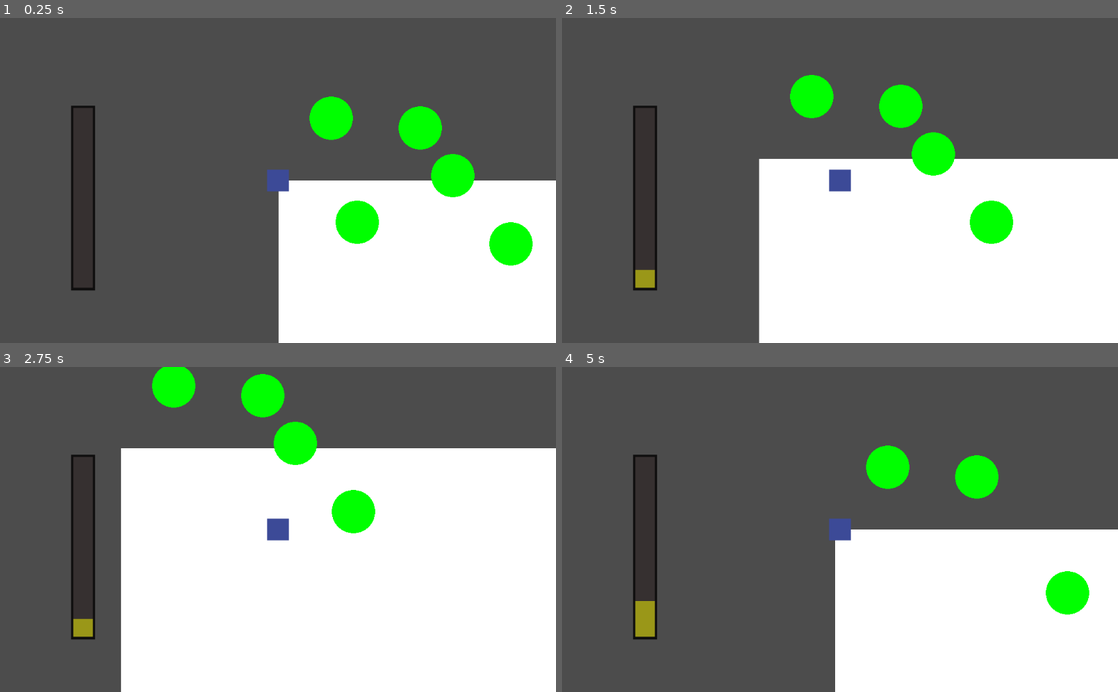
Above: before the commit, frames 1-4 (two rows, left to right).
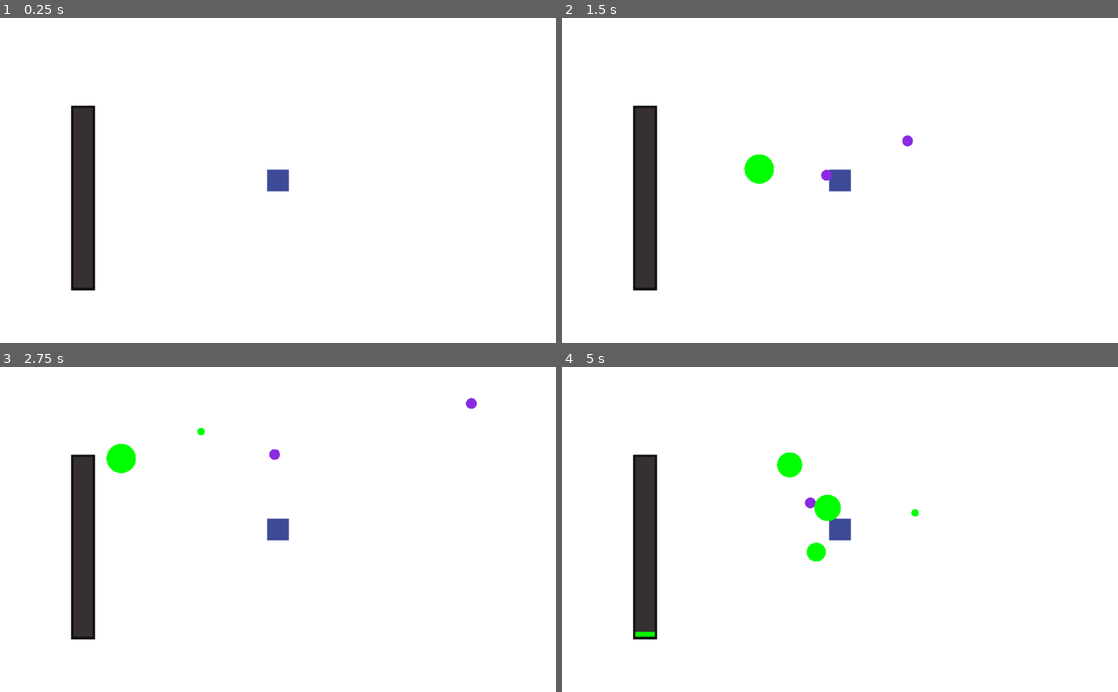
Above: after the commit, the same moments.

Repository: chagzilla/WildJam65
Game: Godot game, scene res://Level1.tscn
Same seed, same stepped clock (60 frames per second), same inputs: the game is played once before the commit and once after it.
Inputs (mouse positions are in pixels of both pictures, inside the frame that each line leads up to):
- Up to frame 1 (0.25 s): no input
- Up to frame 2 (1.5 s): tap Enter at 0.5 s; move the mouse to (962, 164) at 0.52 s; hold D (ui_right) 0.53-1.28 s; click (962, 164) at 0.67 s; move the mouse to (728, 196) at 1.27 s; hold S (ui_down) from 1.28 s (still down); click (728, 196) at 1.42 s
- Up to frame 3 (2.75 s): move the mouse to (333, 458) at 2.02 s; release S (ui_down) at 2.03 s; hold D (ui_right) from 2.03 s (still down); click (333, 458) at 2.17 s
- Up to frame 4 (5 s): move the mouse to (812, 594) at 2.77 s; release D (ui_right) at 2.78 s; hold W (ui_up) 2.78-3.53 s; click (812, 594) at 2.92 s; move the mouse to (1006, 578) at 3.52 s; hold A (ui_left) from 3.53 s (still down); click (1006, 578) at 3.67 s; move the mouse to (673, 480) at 4.27 s; click (673, 480) at 4.42 s

The runs differ from the first frame. In frame 1, 75% of the frame differs, in the area x 0-100%, y 0-100%; in frame 2, 63%; in frame 3, 41%; in frame 4, 73%.

Commit message:
Player Updates and Coin Spawner

Diff:
--- a/Playe.gd
+++ b/Bullet.gd
@@ -1,16 +1,20 @@
-extends KinematicBody2D
+extends Node2D
 
 
 # Declare member variables here. Examples:
 # var a = 2
 # var b = "text"
+var speed = 300.0
+var direction = Vector2(1, 0)
 
-
+func _draw():
+	draw_circle(Vector2(0, 0), 10.0, Color.blueviolet)
 # Called when the node enters the scene tree for the first time.
 func _ready():
-	pass # Replace with function body.
+	self.position = Vector2(0, 0)
 
 
 # Called every frame. 'delta' is the elapsed time since the previous frame.
-#func _process(delta):
+func _process(delta):
+	self.position += direction * speed * delta
 #	pass
--- /dev/null
+++ b/Bullet.tscn
@@ -0,0 +1,7 @@
+[gd_scene load_steps=2 format=2]
+
+[ext_resource path="res://Bullet.gd" type="Script" id=1]
+
+[node name="Bullet" type="Node2D"]
+position = Vector2( 145, 77 )
+script = ExtResource( 1 )
--- a/Circle.gd
+++ b/Circle.gd
@@ -1,16 +1,20 @@
 extends Node2D
 
-
+var radius = 10.0
+var rng: RandomNumberGenerator
 # Declare member variables here. Examples:
 # var a = 2
 # var b = "text"
 func _draw():
-	draw_circle(Vector2(0, 0), 40.0, Color.green)
+	draw_circle(Vector2(0, 0), radius, Color.green)
 
+func set_radius(r):
+	radius = r
+	$Area2D/CollisionShape2D.get_shape().radius = radius
 # Called when the node enters the scene tree for the first time.
-func _ready():
-	pass # Replace with function body.
-
+#func _ready():
+#	pass
 # Called every frame. 'delta' is the elapsed time since the previous frame.
 #func _process(delta):
+#	radius += 1
 #	pass
--- /dev/null
+++ b/CoinSpawner.gd
@@ -0,0 +1,27 @@
+extends Node2D
+
+
+# Declare member variables here. Examples:
+# var a = 2
+# var b = "text"
+
+var Coin = preload("res://Collectible.tscn")
+var timer: Timer
+signal spawn_coin(coin)
+# Called when the node enters the scene tree for the first time.
+func _ready():
+	timer = Timer.new()
+	add_child(timer)
+	timer.connect("timeout", self, "_on_timer_timeout")
+	timer.wait_time = 1 # 1 second
+	timer.autostart = false
+	timer.start()
+
+func _on_timer_timeout() -> void:
+	emit_signal("spawn_coin", Coin)
+#	var spawned_coin = Coin.instance()
+#	add_child(spawned_coin)
+#	spawned_coin.position = Vector2(0, 0)
+# Called every frame. 'delta' is the elapsed time since the previous frame.
+#func _process(delta):
+#	pass
--- a/Collectable.gd
+++ b/Collectable.gd
@@ -11,9 +11,8 @@
 	connect("body_entered", self, "_on_area_entered")
 
 func _on_area_entered(area):
-	print(area.name)
 	if area.name == "Player":
-		area.points += 2
+		area.points += get_parent().radius / 10
 		get_parent().queue_free()
 # Called every frame. 'delta' is the elapsed time since the previous frame.
 #func _process(delta):
--- /dev/null
+++ b/Collectible.tscn
@@ -0,0 +1,19 @@
+[gd_scene load_steps=5 format=2]
+
+[ext_resource path="res://Collectable.gd" type="Script" id=1]
+[ext_resource path="res://CollisionSize.gd" type="Script" id=2]
+[ext_resource path="res://Circle.gd" type="Script" id=3]
+
+[sub_resource type="CircleShape2D" id=1]
+resource_local_to_scene = true
+
+[node name="Collectible" type="Node2D"]
+position = Vector2( 145, 77 )
+script = ExtResource( 3 )
+
+[node name="Area2D" type="Area2D" parent="."]
+script = ExtResource( 1 )
+
+[node name="CollisionShape2D" type="CollisionShape2D" parent="Area2D"]
+shape = SubResource( 1 )
+script = ExtResource( 2 )
--- a/CollisionSize.gd
+++ b/CollisionSize.gd
@@ -7,11 +7,9 @@
 
 
 # Called when the node enters the scene tree for the first time.
-func _ready():
-	print("Get the size of this circle")
-	self.get_shape().radius = 40.0
-	pass # Replace with function body.
-
+#func _ready():
+	# self.get_shape().radius = get_parent().get_parent().radius
+	# pass
 
 # Called every frame. 'delta' is the elapsed time since the previous frame.
 #func _process(delta):
--- /dev/null
+++ b/Level.gd
@@ -0,0 +1,34 @@
+extends Node2D
+
+
+# Declare member variables here. Examples:
+# var a = 2
+# var b = "text"
+
+var rng: RandomNumberGenerator
+# Called when the node enters the scene tree for the first time.
+func _ready():
+	rng = RandomNumberGenerator.new()
+	$Player.connect("shoot", self, "_on_player_shoot")
+	$CoinSpawner.connect("spawn_coin", self, "_on_spawn_coin")
+	#pass # Replace with function body.
+
+func _on_spawn_coin(Coin):
+	var spawned_coin = Coin.instance()
+	# spawned_coin.local_to_scene = true
+	add_child(spawned_coin)
+	var angle = (rng.randf_range(0.0, 360.0) * PI) / 180.0
+	var vector_pos = Vector2(cos(angle), sin(angle))
+	var radius = rng.randf_range(0.0, 200.0)
+	spawned_coin.position = vector_pos * radius
+	spawned_coin.set_radius(rng.randf_range(5.0, 50.0))
+
+func _on_player_shoot(Bullet, direction, location):
+	var spawned_bullet = Bullet.instance()
+	add_child(spawned_bullet)
+	spawned_bullet.direction = direction
+	spawned_bullet.position = location
+	#spawned_bullet.velocity = spawned_bullet.velocity.rotated(direction)
+# Called every frame. 'delta' is the elapsed time since the previous frame.
+#func _process(delta):
+#	pass
--- a/Level1.tscn
+++ b/Level1.tscn
@@ -1,22 +1,25 @@
-[gd_scene load_steps=8 format=2]
+[gd_scene load_steps=6 format=2]
 
 [ext_resource path="res://OverloadGuage.gd" type="Script" id=1]
 [ext_resource path="res://Player.gd" type="Script" id=2]
-[ext_resource path="res://Circle.gd" type="Script" id=3]
-[ext_resource path="res://Collectable.gd" type="Script" id=4]
-[ext_resource path="res://CollisionSize.gd" type="Script" id=5]
+[ext_resource path="res://CoinSpawner.gd" type="Script" id=4]
+[ext_resource path="res://Level.gd" type="Script" id=7]
 
 [sub_resource type="RectangleShape2D" id=1]
 extents = Vector2( 20, 20 )
 
-[sub_resource type="CircleShape2D" id=2]
-radius = 5.22398
-
-[node name="Node2D" type="Node2D"]
+[node name="Level" type="Node2D"]
+script = ExtResource( 7 )
 
 [node name="Background" type="ColorRect" parent="."]
-margin_right = 10000.0
-margin_bottom = 10000.0
+anchor_left = 0.5
+anchor_top = 0.5
+anchor_right = 0.5
+anchor_bottom = 0.5
+margin_left = -5000.0
+margin_top = -5000.0
+margin_right = 5000.0
+margin_bottom = 5000.0
 
 [node name="Player" type="KinematicBody2D" parent="."]
 position = Vector2( -1, 0 )
@@ -62,57 +65,8 @@
 margin_bottom = 20.0
 color = Color( 0.239216, 0.294118, 0.596078, 1 )
 
-[node name="Collectible" type="Node2D" parent="."]
+[node name="CoinSpawner" type="Node2D" parent="."]
 position = Vector2( 145, 77 )
-script = ExtResource( 3 )
-
-[node name="Area2D" type="Area2D" parent="Collectible"]
 script = ExtResource( 4 )
 
-[node name="CollisionShape2D" type="CollisionShape2D" parent="Collectible/Area2D"]
-shape = SubResource( 2 )
-script = ExtResource( 5 )
-
-[node name="Collectible2" type="Node2D" parent="."]
-position = Vector2( 261, -97 )
-script = ExtResource( 3 )
-
-[node name="Area2D" type="Area2D" parent="Collectible2"]
-script = ExtResource( 4 )
-
-[node name="CollisionShape2D" type="CollisionShape2D" parent="Collectible2/Area2D"]
-shape = SubResource( 2 )
-script = ExtResource( 5 )
-
-[node name="Collectible3" type="Node2D" parent="."]
-position = Vector2( 428, 117 )
-script = ExtResource( 3 )
-
-[node name="Area2D" type="Area2D" parent="Collectible3"]
-script = ExtResource( 4 )
-
-[node name="CollisionShape2D" type="CollisionShape2D" parent="Collectible3/Area2D"]
-shape = SubResource( 2 )
-script = ExtResource( 5 )
-
-[node name="Collectible4" type="Node2D" parent="."]
-position = Vector2( 97, -115 )
-script = ExtResource( 3 )
-
-[node name="Area2D" type="Area2D" parent="Collectible4"]
-script = ExtResource( 4 )
-
-[node name="CollisionShape2D" type="CollisionShape2D" parent="Collectible4/Area2D"]
-shape = SubResource( 2 )
-script = ExtResource( 5 )
-
-[node name="Collectible5" type="Node2D" parent="."]
-position = Vector2( 321, -9 )
-script = ExtResource( 3 )
-
-[node name="Area2D" type="Area2D" parent="Collectible5"]
-script = ExtResource( 4 )
-
-[node name="CollisionShape2D" type="CollisionShape2D" parent="Collectible5/Area2D"]
-shape = SubResource( 2 )
-script = ExtResource( 5 )
+[node name="Node2D" type="Node2D" parent="."]
--- a/OverloadGuage.gd
+++ b/OverloadGuage.gd
@@ -7,24 +7,48 @@
 var speed = 100
 var containerHeight = 0;
 var origin = Vector2(0, 0)
-
+var player
+var timer: Timer
+var isCrazyColorsOn: bool
+var colorIndex: int
+var colorArr = [Color.red, Color.green, Color.yellow, Color.blue]
 
 
 # Called when the node enters the scene tree for the first time.
 func _ready():
+	timer = Timer.new()
+	colorIndex = 0
+	isCrazyColorsOn = false
+	player = get_parent().get_parent().get_parent()
 	containerHeight = get_parent().get_node("Container").rect_size.y
 	self.color = Color(1, 1, 0 , 0.5)
 	self.rect_min_size = Vector2(36, 0)
 	self.rect_size = Vector2(36, 0)
 	self.rect_position = Vector2(self.rect_position.x, self.rect_position.y + 40)
 	origin = self.rect_position
+	add_child(timer)
+	timer.connect("timeout", self, "_on_timer_timeout")
+	timer.wait_time = 0.05 # 1 second
+	timer.autostart = false
+	timer.start()
+
+func _on_timer_timeout() -> void:
+	colorIndex = (colorIndex + 1) % colorArr.size()
+	self.color = colorArr[colorIndex]
 
 
 
 # Called every frame. 'delta' is the elapsed time since the previous frame.
 func _process(delta):
-	var overloadPoints = get_parent().get_parent().get_parent().points
-	var percentage = min(overloadPoints/20.0, 1)
+	player.points = min(max(0, player.points - delta), 100)
+	var percentage = player.points / 100
+	if percentage <= 0.9:
+		self.color = Color.green.linear_interpolate(Color.red, percentage)
+		isCrazyColorsOn = false
+		timer.stop()
+	elif percentage > 0.9 and not isCrazyColorsOn:
+		isCrazyColorsOn = true
+		timer.start()
 	self.rect_size = Vector2(self.rect_size.x, percentage * containerHeight)
 	self.rect_position = Vector2(self.rect_position.x, origin.y - percentage * containerHeight)
 	#if self.rect_size.y + speed * delta >= containerHeight:
--- a/Player.gd
+++ b/Player.gd
@@ -5,8 +5,25 @@
 # var a = 2
 # var b = "text"
 var velocity = Vector2(0, 0)
+var viewDir = Vector2(0, 0)
 var points = 0
+var Bullet = preload("res://Bullet.tscn")
 export var speed = 10
+signal shoot(bullet, viewDir, location)
+
+func _input(event):
+	# Mouse in viewport coordinates.
+	if event is InputEventMouseMotion:
+		viewDir = (get_global_mouse_position() - self.position).normalized()
+	if event is InputEventMouseButton:
+		if event.button_index == 1 and event.pressed:
+			emit_signal("shoot", Bullet, viewDir, self.position + (viewDir * 5))
+		# shoot.emit(Bullet, event.position)
+		# pass
+
+   # Print the size of the viewport.
+   # print("Viewport Resolution is: ", get_viewport().get_visible_rect().size)
+
 
 func get_input():
 	var input_direction = Vector2(0, 0)
